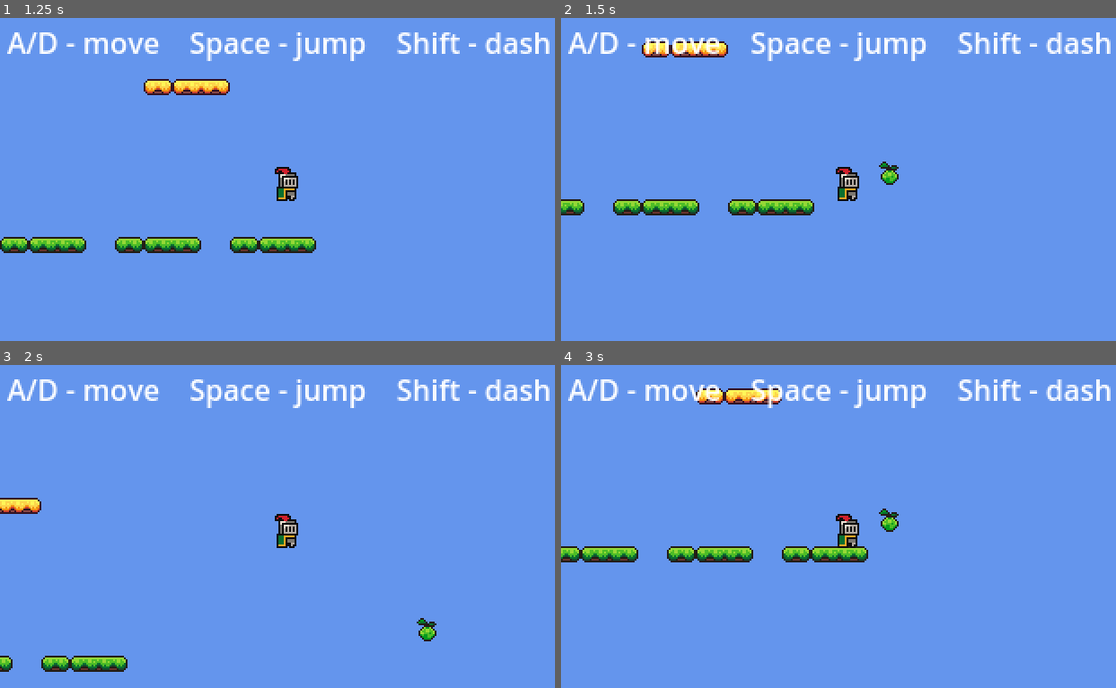
Above: before the commit, frames 1-4 (two rows, left to right).
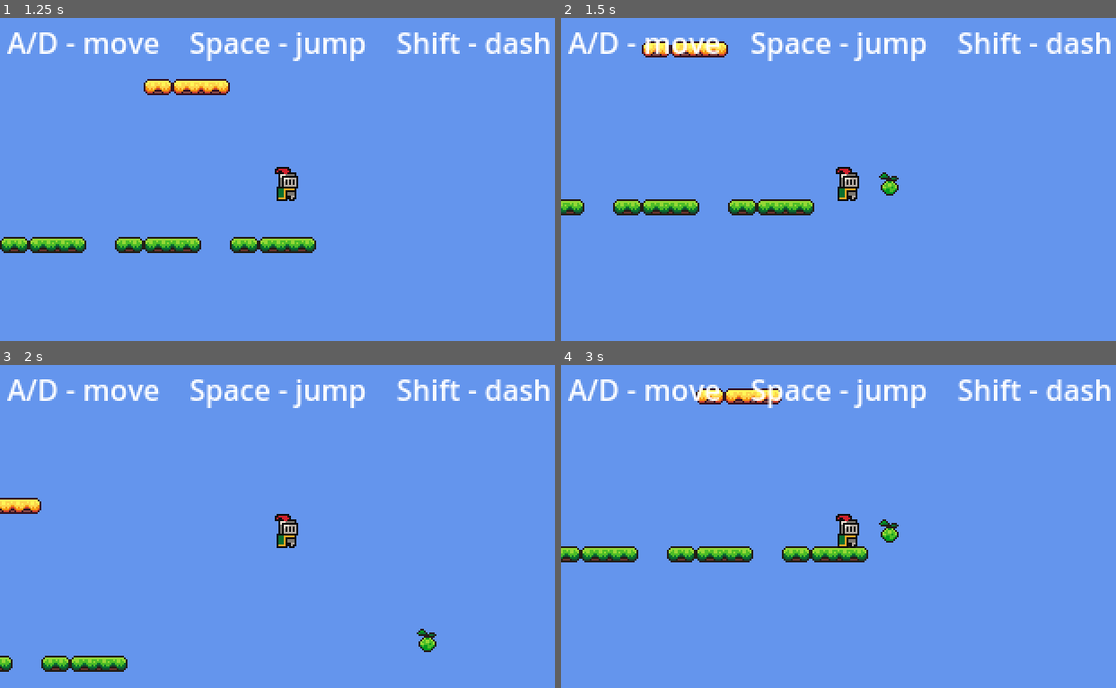
Above: after the commit, the same moments.

Repository: SolutionsByCarson/ScratchPad
Game: Godot game, scene res://scenes/main.tscn
The game is run twice, just before and just after one commit, with the same random seed, the same clock (stepped at 60 frames per second) and the same inputs.
Inputs:
- Up to frame 1 (1.25 s): hold D (move_right) from 0.53 s (still down); tap Shift (dash) at 0.6 s; tap Space (jump) at 0.77 s
- Up to frame 2 (1.5 s): keep holding D (move_right); tap J (shoot) at 1.35 s
- Up to frame 3 (2 s): keep holding D (move_right); tap Space (jump) at 1.52 s
- Up to frame 4 (3 s): release D (move_right) at 2.03 s; hold A (move_left) 2.03-2.78 s; tap Shift (dash) at 2.1 s; hold D (move_right) from 2.78 s (still down); tap J (shoot) at 2.85 s

Frame 1 is identical in both runs. In frame 2, 0.2% of the frame differs, in the area x 57-61%, y 44-55%; in frame 3, 0.2%; in frame 4, 0.2%.

Commit message:
Lower fruit spawn to center mass instead of head height
SHOOT_OFFSET y was -4 (above sprite center), making the fruit appear
near the knight's head. Match the collision center at y=+2 so the fruit
spawns from center mass.

Co-Authored-By: Claude Opus 4.7 (1M context) <noreply@anthropic.com>

Diff:
--- a/scripts/player.gd
+++ b/scripts/player.gd
@@ -10,7 +10,7 @@
 const DASH_COOLDOWN := 0.5
 
 const FRUIT_SCENE := preload("res://scenes/fruit.tscn")
-const SHOOT_OFFSET := Vector2(12.0, -4.0)
+const SHOOT_OFFSET := Vector2(12.0, 2.0)
 
 @onready var sprite: Sprite2D = $Sprite2D
 
